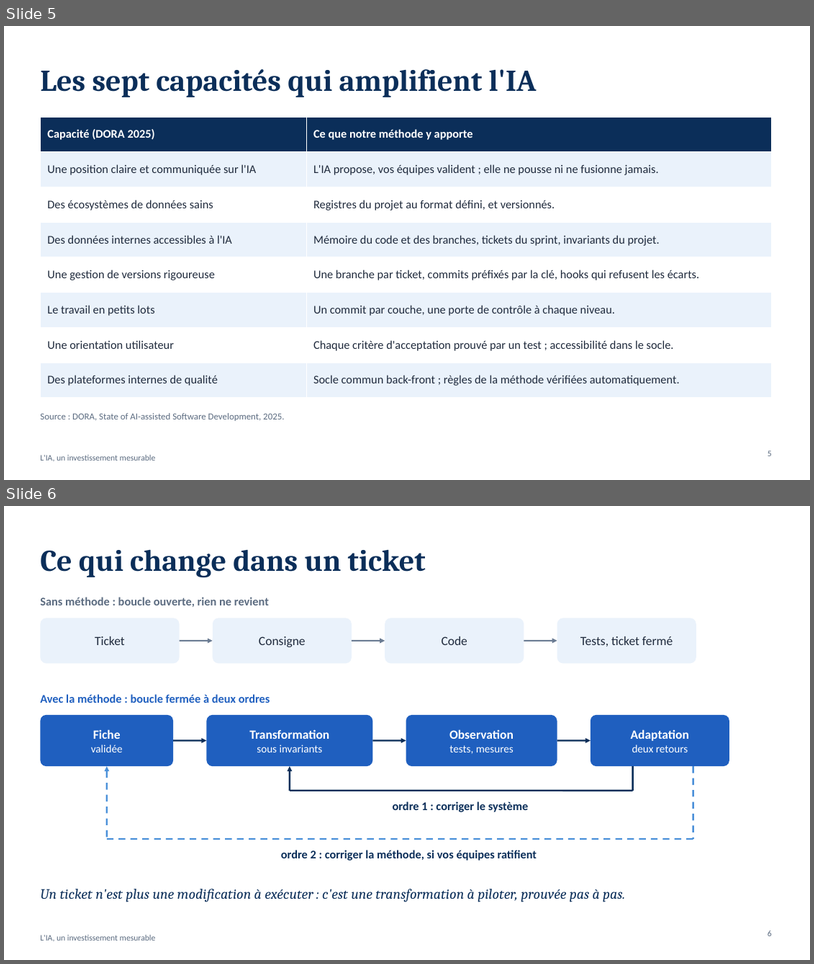
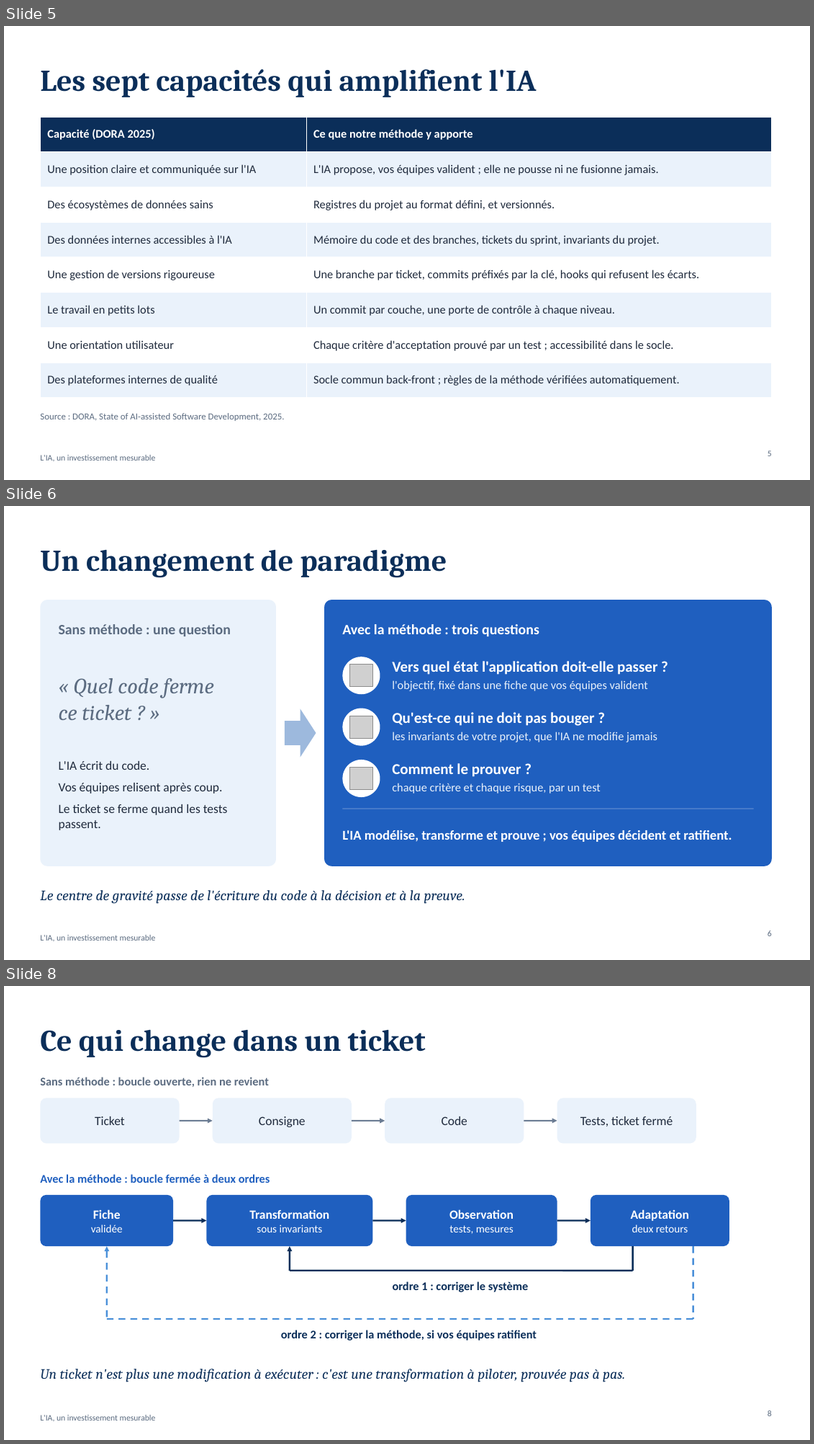
Before and after one commit to FredGarcia/Agent2Prompt, a slide deck: docs/presentation-valeur-ia/presentation-valeur-ia.pptx. Shown one above the other, each under a label of ours: slides 5 and 6 before the commit, slides 5, 6 and 8 after it; the slides between them are not shown. The pictures are 814x964 and 814x1444 pixels, drawn with LibreOffice and Linux fonts; fonts in the diff are those of the drawing; grey boxes stand for pictures. Boxes give left, top, right and bottom in pixels: in the first picture for what was removed or moved away, otherwise in the second. Text is boxed around its words. In the diff, an @@ line names an element or a change of style, - is before the commit and + after.

```diff
--- a/docs/presentation-valeur-ia/presentation-valeur-ia.pptx
+++ b/docs/presentation-valeur-ia/presentation-valeur-ia.pptx
@@ slide 6 added at bbox=[4, 506, 810, 960], background #FFFFFF; not listed: 1 template element that a slide beside it also shows @@
@@ title added at bbox=[40, 549, 448, 578], 36 pt, text #0B2E59, bold @@
+Un changement de paradigme
@@ rounded rectangle added at bbox=[40, 600, 276, 866], fill #EAF2FB @@
@@ rounded rectangle added at bbox=[324, 600, 772, 866], fill #1F5FBF @@
@@ text added at bbox=[59, 624, 231, 636], 17 pt, text #5B6B80, bold @@
+Sans méthode : une question
@@ text added at bbox=[342, 624, 540, 636], 17 pt, text #FFFFFF, bold @@
+Avec la méthode : trois questions
@@ ellipse added at bbox=[343, 656, 381, 694], fill #FFFFFF @@
@@ text added at bbox=[59, 678, 214, 720], 26 pt, text #5B6B80, italic @@
+« Quel code ferme
+ce ticket ? »
@@ picture added at bbox=[350, 664, 373, 686] @@
@@ text added at bbox=[392, 661, 658, 674], 18 pt, text #FFFFFF, bold @@
+Vers quel état l'application doit-elle passer ?
@@ text added at bbox=[392, 680, 648, 691], 14 pt, text #EAF2FB @@
+l'objectif, fixé dans une fiche que vos équipes valident
@@ right arrow added at bbox=[285, 708, 316, 757], fill #9DB9DD @@
@@ ellipse added at bbox=[343, 708, 381, 746], fill #FFFFFF @@
@@ picture added at bbox=[350, 716, 373, 738] @@
@@ text added at bbox=[392, 712, 595, 726], 18 pt, text #FFFFFF, bold @@
+Qu'est-ce qui ne doit pas bouger ?
@@ text added at bbox=[392, 731, 658, 742], 14 pt, text #EAF2FB @@
+les invariants de votre projet, que l'IA ne modifie jamais
@@ text added at bbox=[59, 761, 228, 830], 15 pt, text #1F2A3C @@
+L'IA écrit du code.
+Vos équipes relisent après coup.
+Le ticket se ferme quand les tests passent.
@@ ellipse added at bbox=[343, 759, 381, 797], fill #FFFFFF @@
@@ text added at bbox=[392, 763, 522, 777], 18 pt, text #FFFFFF, bold @@
+Comment le prouver ?
@@ picture added at bbox=[350, 767, 373, 789] @@
@@ text added at bbox=[392, 782, 601, 793], 14 pt, text #EAF2FB @@
+chaque critère et chaque risque, par un test
@@ line added from (343, 808) to (754, 808), #FFFFFF 0.75 pt @@
@@ text added at bbox=[342, 830, 732, 842], 16 pt, text #FFFFFF, bold @@
+L'IA modélise, transforme et prouve ; vos équipes décident et ratifient.
@@ text added at bbox=[40, 890, 466, 903], 17 pt, text #0B2E59, italic @@
+Le centre de gravité passe de l'écriture du code à la décision et à la preuve.
@@ page number added at bbox=[768, 930, 772, 936], 10 pt, text #5B6B80 @@
+6
@@ what was slide 6 is now slide 8 @@
```
Also in this commit, not shown: 2 slides changed, 1 other slide added, 3 other files.
